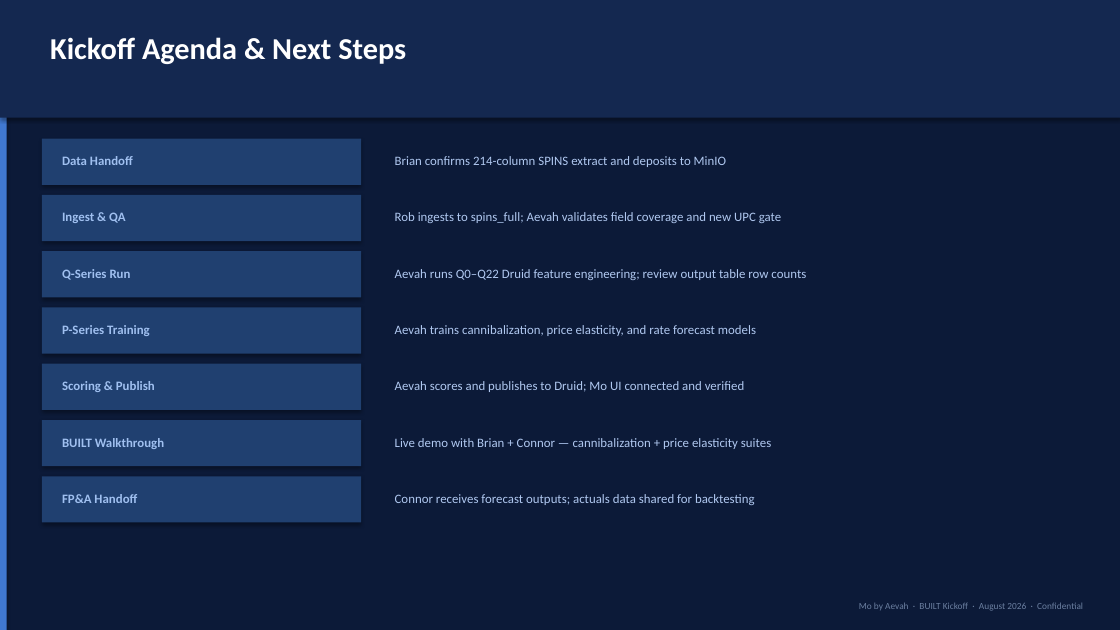
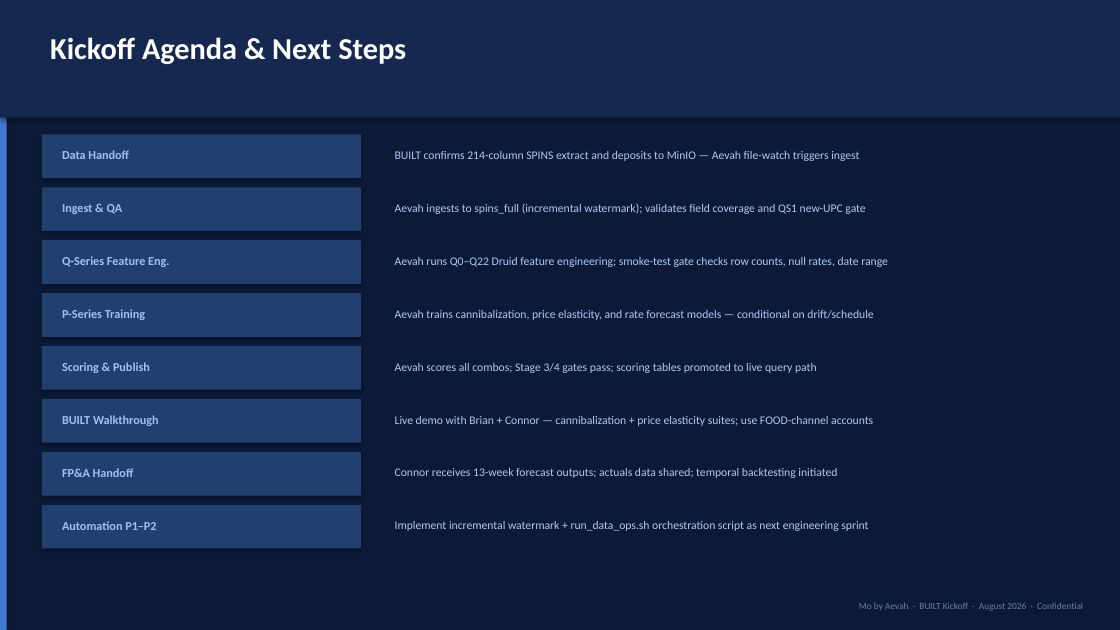
Before and after one commit to theroblong/built-mo-preview, a slide deck: slide 10 of mockups/mo_data_ops_kickoff.pptx (slide 8 before the commit). Drawn at 1120x630 pixels with LibreOffice and Linux fonts; fonts in the diff are those of the drawing. Boxes give left, top, right and bottom in pixels: in the first picture for what was removed or moved away, otherwise in the second. Text is boxed around its words. In the diff, an @@ line names an element or a change of style, - is before the commit and + after.

```diff
--- a/mockups/mo_data_ops_kickoff.pptx
+++ b/mockups/mo_data_ops_kickoff.pptx
@@ rectangle: place and size @@
-rectangle at <box>42,139,361,185</box>
+rectangle at <box>42,134,361,178</box>
@@ text at <box>395,151,859,161</box>: text changed; size 11 to 10 pt @@
-Brian confirms 214-column SPINS extract and deposits to MinIO
+BUILT confirms 214-column SPINS extract and deposits to MinIO — Aevah file-watch triggers ingest
@@ text at <box>395,203,865,214</box>: text changed; size 11 to 10 pt @@
-Rob ingests to spins_full; Aevah validates field coverage and new UPC gate
+Aevah ingests to spins_full (incremental watermark); validates field coverage and QS1 new-UPC gate
@@ 2 rectangles, 1 text: place and size @@
-2 rectangles, 1 text at <box>42,195,361,297</box>
+2 rectangles, 1 text at <box>42,187,361,284</box>
@@ text at <box>62,256,169,267</box>: text changed; size 11 to 10.5 pt @@
-Q-Series Run
+Q-Series Feature Eng.
@@ text at <box>395,257,888,267</box>: text changed; size 11 to 10 pt @@
-Aevah runs Q0–Q22 Druid feature engineering; review output table row counts
+Aevah runs Q0–Q22 Druid feature engineering; smoke-test gate checks row counts, null rates, date range
@@ rectangle: place and size @@
-rectangle at <box>42,308,361,354</box>
+rectangle at <box>42,293,361,337</box>
@@ text "P-Series Training": place and size @@
-text "P-Series Training" at <box>62,325,150,336</box>
+text "P-Series Training" at <box>62,309,145,320</box>
@@ text at <box>395,310,873,320</box>: text changed; size 11 to 10 pt @@
-Aevah trains cannibalization, price elasticity, and rate forecast models
+Aevah trains cannibalization, price elasticity, and rate forecast models — conditional on drift/schedule
@@ text at <box>395,363,817,373</box>: text changed; size 11 to 10 pt @@
-Aevah scores and publishes to Druid; Mo UI connected and verified
+Aevah scores all combos; Stage 3/4 gates pass; scoring tables promoted to live query path
@@ 2 texts, 2 rectangles: place and size @@
-2 texts, 2 rectangles at <box>42,364,361,466</box>
+2 texts, 2 rectangles at <box>42,346,361,443</box>
@@ text at <box>395,416,873,426</box>: text changed; size 11 to 10 pt @@
-Live demo with Brian + Connor — cannibalization + price elasticity suites
+Live demo with Brian + Connor — cannibalization + price elasticity suites; use FOOD-channel accounts
@@ rectangle: place and size @@
-rectangle at <box>42,476,361,523</box>
+rectangle at <box>42,452,361,496</box>
@@ size 11 to 10.5 pt in 6 elements at <box>62,150,129,159</box>, <box>62,204,123,214</box>, <box>62,309,145,320</box>, <box>62,362,150,373</box>, <box>62,415,159,426</box>, <box>62,468,134,477</box> @@
@@ text "FP&A Handoff": place and size @@
-text "FP&A Handoff" at <box>62,494,137,503</box>
+text "FP&A Handoff" at <box>62,468,134,477</box>
@@ text at <box>395,468,837,478</box>: text changed; size 11 to 10 pt @@
-Connor receives forecast outputs; actuals data shared for backtesting
+Connor receives 13-week forecast outputs; actuals data shared; temporal backtesting initiated
@@ rectangle added at <box>42,505,361,549</box>, fill #204070 @@
@@ text added at <box>62,521,156,530</box>, 10.5 pt, text #A0C0F0, bold @@
+Automation P1–P2
@@ text added at <box>395,521,868,531</box>, 10 pt, text #B0C8F0 @@
+Implement incremental watermark + run_data_ops.sh orchestration script as next engineering sprint
```
Also in this commit, not shown: 7 other slides changed, 2 slides added, 1 other file.
